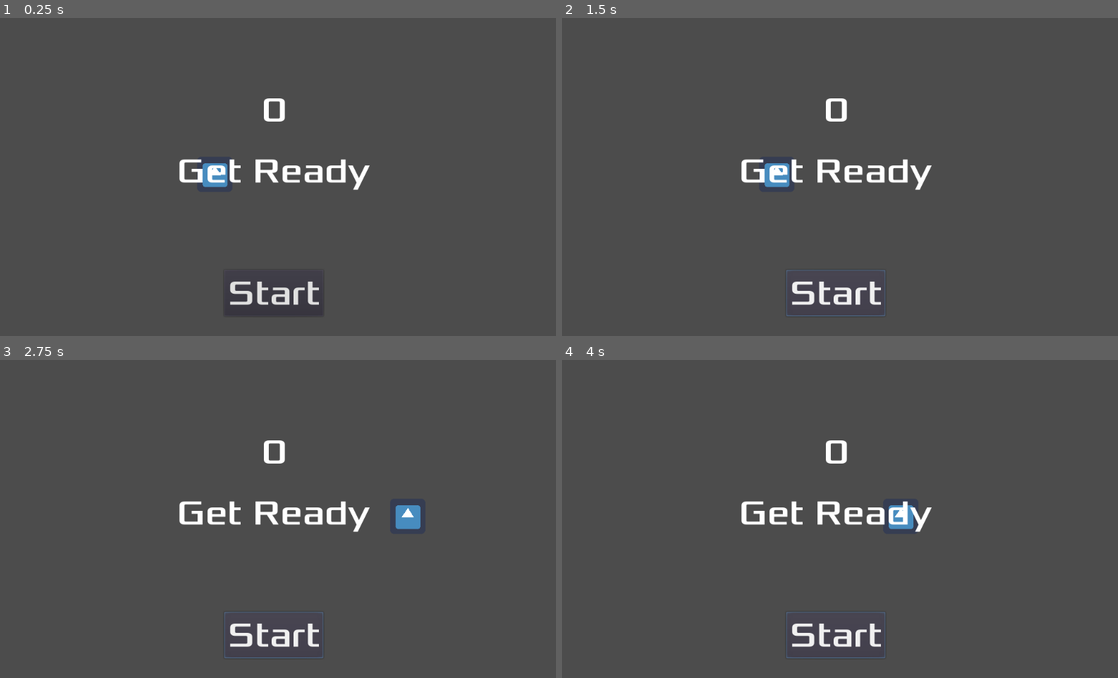
Above: before the commit, frames 1-4 (two rows, left to right).
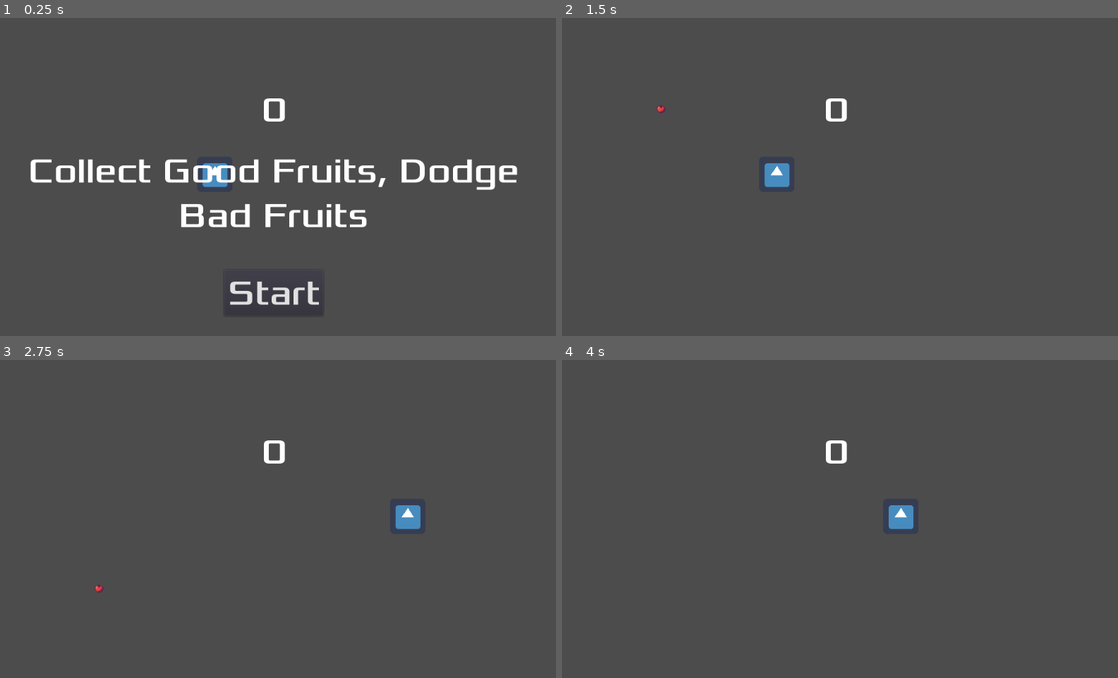
Above: after the commit, the same moments.

Repository: ColinKYuen/BQ-Game-Jam
Game: Godot game, scene res://Scenes/Main.tscn
The game is run twice, just before and just after one commit, with the same random seed, the same clock (stepped at 60 frames per second) and the same inputs. The engine's default icon, where the game draws it, is replaced by a stand-in: a white triangle on a blue panel in a dark square.
Inputs (mouse positions are in pixels of both pictures, inside the frame that each line leads up to):
- Up to frame 1 (0.25 s): no input
- Up to frame 2 (1.5 s): click "Start" at 0.5 s; click (834, 294) at 1.25 s, where only the run before the commit has a clickable "Start"
- Up to frame 3 (2.75 s): tap Enter at 2 s; hold D (move_right) from 2.03 s (still down)
- Up to frame 4 (4 s): release D (move_right) at 2.78 s; hold Left (move_left) 2.78-3.53 s; hold D (move_right) from 3.53 s (still down)

The runs differ from the first frame. In frame 1, 4.1% of the frame differs, in the area x 5-94%, y 44-66%; in frame 2, 1.8%; in frame 3, 1.8%; in frame 4, 1.8%.

Commit message:
add start logic

Diff:
--- a/HUD.gd
+++ b/HUD.gd
@@ -20,7 +20,9 @@
 	$MessageTimer.start()
 
 func _on_StartButton_pressed():
+	print("start pressed")
 	$StartButton.hide()
+	$Message.hide()
 	emit_signal("start_game")
 
 func _on_MessageTimer_timeout():
--- a/Scenes/HUD.tscn
+++ b/Scenes/HUD.tscn
@@ -47,3 +47,6 @@
 [node name="MessageTimer" type="Timer" parent="."]
 wait_time = 2.0
 one_shot = true
+
+[connection signal="pressed" from="StartButton" to="." method="_on_StartButton_pressed"]
+[connection signal="timeout" from="MessageTimer" to="." method="_on_MessageTimer_timeout"]
--- a/Scripts/Main.gd
+++ b/Scripts/Main.gd
@@ -10,7 +10,6 @@
 	new_game()
 
 func new_game():
-	$HUD.show_message("Get Ready")
 
 	rng.randomize()
 	spawn(rng.randf_range(64, window_width - 64), rng.randf_range(100, 500))
